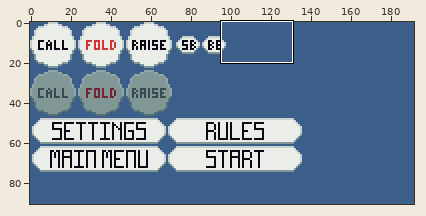
File history of a pixel-art file, aseprite_files/Master Button Sheet.aseprite. The picture above shows the old version from afar; the outline marks the close-up.
Close-up. Before:
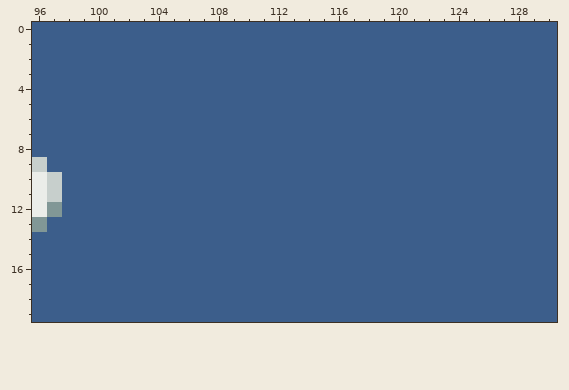
192x91 pixels, 1 frame. Shown: x 96..130, y 0..19. The commit also changed other parts of the picture, which this record leaves out.
New version:
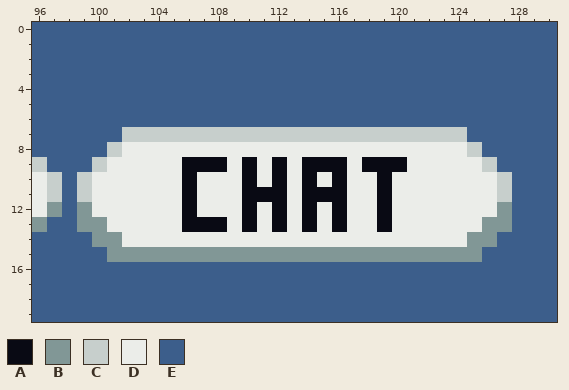
Palette (. is transparent): A #090a14  B #819796  C #c7cfcc  D #ebede9  E #3c5e8b
Edits made:
{"where": "layer \"Layer 1\""}
{"y":7,"x":102,"old":"EEEEEEEEEEEEEEEEEEEEEEE","new":"CCCCCCCCCCCCCCCCCCCCCCC"}
{"y":8,"x":101,"old":"EEEEEEEEEEEEEEEEEEEEEEEEE","new":"CDDDDDDDDDDDDDDDDDDDDDDDC"}
{"y":9,"x":100,"old":"EEEEEEEEEEEEEEEEEEEEEEEEEEE","new":"CDDDDDAAADADADAAADAAADDDDDC"}
{"y":10,"x":99,"old":"EEEEEEEEEEEEEEEEEEEEEEEEEEEEE","new":"CDDDDDDADDDADADADADDADDDDDDDC"}
{"y":11,"x":99,"old":"EEEEEEEEEEEEEEEEEEEEEEEEEEEEE","new":"CDDDDDDADDDAAADAAADDADDDDDDDC"}
{"y":12,"x":99,"old":"EEEEEEEEEEEEEEEEEEEEEEEEEEEEE","new":"BDDDDDDADDDADADADADDADDDDDDDB"}
{"y":13,"x":99,"old":"EEEEEEEEEEEEEEEEEEEEEEEEEEEEE","new":"BBDDDDDAAADADADADADDADDDDDDBB"}
{"y":14,"x":100,"old":"EEEEEEEEEEEEEEEEEEEEEEEEEEE","new":"BBDDDDDDDDDDDDDDDDDDDDDDDBB"}
{"y":15,"x":101,"old":"EEEEEEEEEEEEEEEEEEEEEEEEE","new":"BBBBBBBBBBBBBBBBBBBBBBBBB"}
{"label":"changed","picture_box":[77,127,512,262]}
